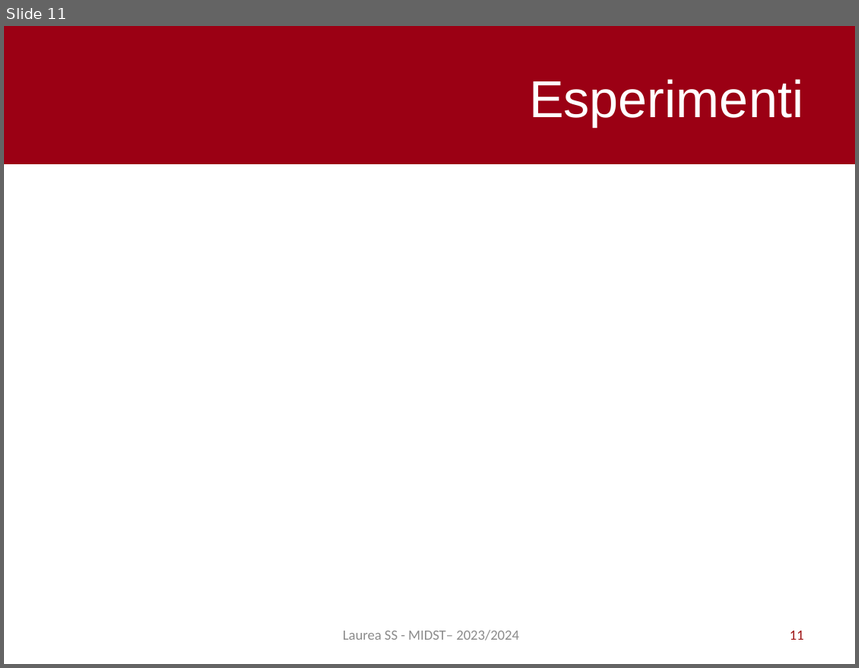
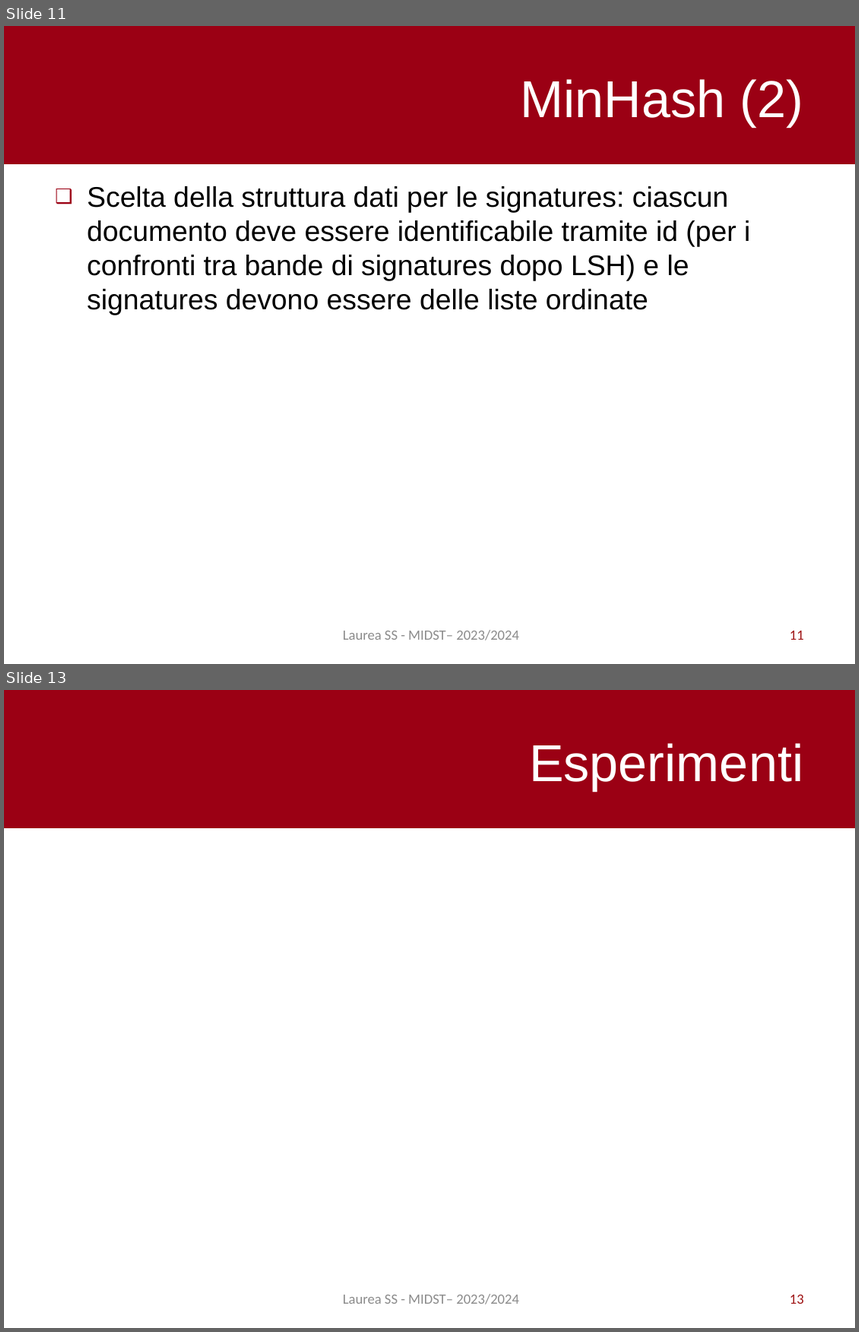
Before and after one commit to pietro-stangherlin/near_duplicate_doc_lsh, a slide deck: slides/ita/slides_ita.pptx. Shown one above the other, each under a label of ours: slide 11 before the commit, slides 11 and 13 after it; the slides between them are not shown. The pictures are 859x668 and 859x1332 pixels, drawn with LibreOffice and Linux fonts; fonts in the diff are those of the drawing. Boxes give left, top, right and bottom in pixels: in the first picture for what was removed or moved away, otherwise in the second. Text is boxed around its words. In the diff, an @@ line names an element or a change of style, - is before the commit and + after.

Commit message:
Added slides about Shingles,MinHash, LSH and added slide_ita.pdf

```diff
--- a/slides/ita/slides_ita.pptx
+++ b/slides/ita/slides_ita.pptx
@@ slide 11 added at <box>4,26,855,664</box>, background #FFFFFF; not listed: 1 template element that a slide beside it also shows @@
@@ title added at <box>521,79,804,126</box>, 44 pt, text #FFFFFF @@
+MinHash (2)
@@ text added at <box>87,186,750,316</box>, 24 pt, text #000000 @@
+❑ Scelta della struttura dati per le signatures: ciascun documento deve essere identificabile tramite id (per i confronti tra bande di signatures dopo LSH) e le signatures devono essere delle liste ordinate
@@ text added at <box>343,630,519,641</box>, 12 pt, text #8C8C8C @@
+Laurea SS - MIDST– 2023/2024
@@ page number added at <box>790,631,804,640</box>, 12 pt, text #9E1213 @@
+11
@@ what was slide 11 is now slide 13 @@
@@ page number at <box>790,1295,804,1304</box>: text changed @@
-11
+13
```
Also in this commit, not shown: 4 slides changed, 1 other slide added.
